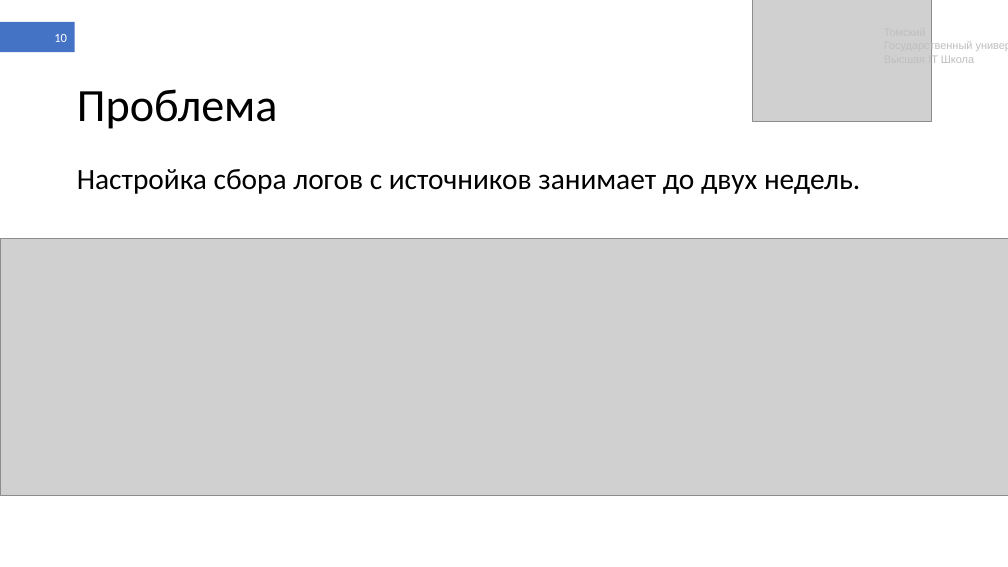
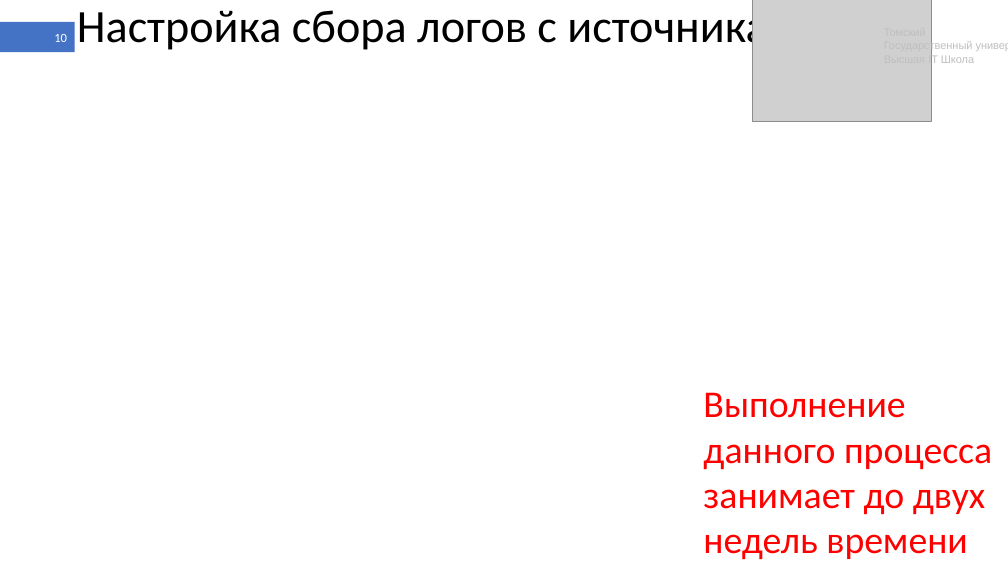
Before and after one commit to shameoff/GraduateWork, a slide deck: slide 10 of Презентация ВКР (в шаблоне).pptx. Drawn at 1008x567 pixels with LibreOffice and Linux fonts; fonts in the diff are those of the drawing; grey boxes stand for pictures; background and template pictures are left out. Boxes give left, top, right and bottom in pixels: in the first picture for what was removed or moved away, otherwise in the second. Text is boxed around its words. In the diff, an @@ line names an element or a change of style, - is before the commit and + after.

```diff
--- a/Презентация ВКР (в шаблоне).pptx
+++ b/Презентация ВКР (в шаблоне).pptx
@@ title at (x1=77, y1=4, x2=767, y2=54): text changed @@
-Проблема
+Настройка сбора логов с источника
@@ text removed at (x1=77, y1=169, x2=860, y2=194) @@
-Настройка сбора логов с источников занимает до двух недель.
@@ picture removed at (x1=0, y1=238, x2=1008, y2=495) @@
@@ text added at (x1=703, y1=392, x2=992, y2=560), 36 pt, text #FF0000 @@
+Выполнение данного процесса занимает до двух недель времени
```
Also in this commit, not shown: 14 other slides changed, 12 slides added, 6 slides removed, 4 other files.
